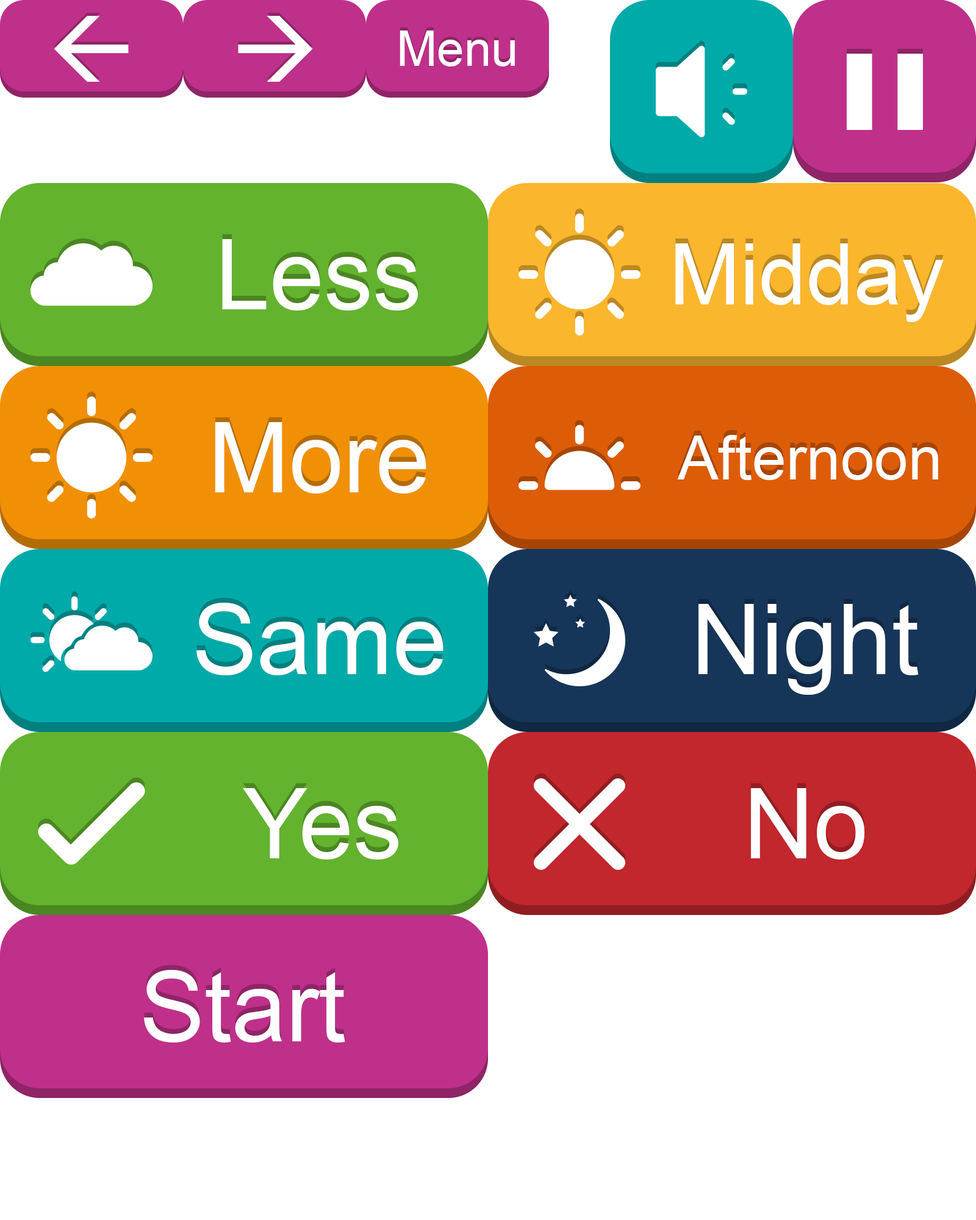
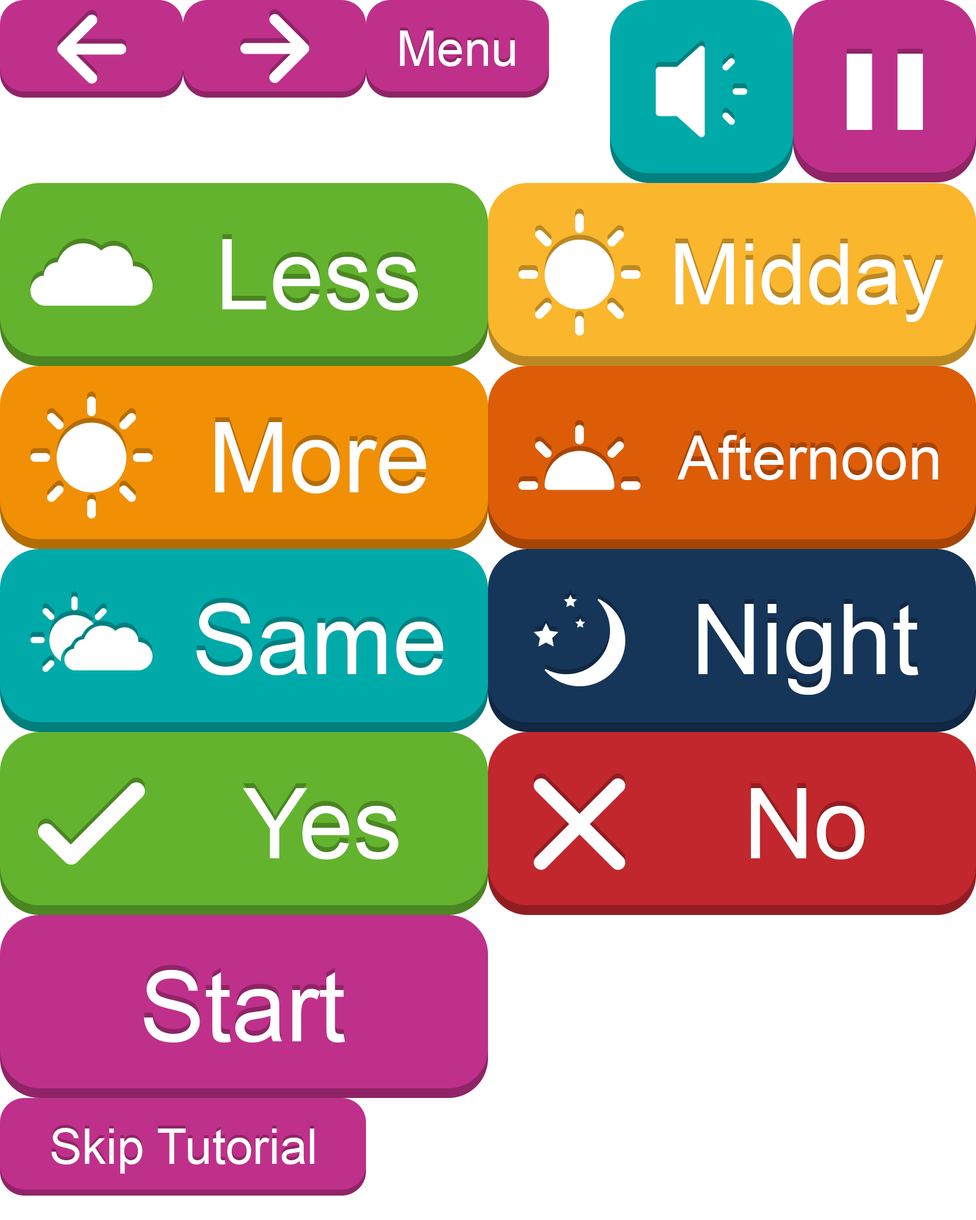
Layer changes from the first (976, 1220) image to the second:
removed layer "ß" from group "Back" over (x1=53, y1=15, x2=129, y2=82)
added layer "Color Fill 3" in group "Back" over (x1=57, y1=14, x2=127, y2=84)
removed layer "à" from group "Forward" over (x1=237, y1=15, x2=314, y2=82)
added layer "Color Fill" in group "Forward" over (x1=240, y1=14, x2=310, y2=83)
painted on "Shape 1" (5th of 6, in "Big" › "Yes") over (x1=39, y1=824, x2=52, y2=827)
added group "Small Long" with 3 layers over (x1=0, y1=1098, x2=367, y2=1196)
added group "Skip Tutorial" (1st of 2, in "Small Long") with 2 layers in group "Small Long" over (x1=0, y1=1098, x2=367, y2=1196)
added layer "Skip Tutorial" (2nd of 2, in "Small Long" › "Skip Tutorial") in group "Skip Tutorial" over (x1=51, y1=1128, x2=315, y2=1174)
added layer "Color Fill 2" (4th of 4, in "Small Long" › "Skip Tutorial") in group "Skip Tutorial" over (x1=0, y1=1098, x2=367, y2=1196)
